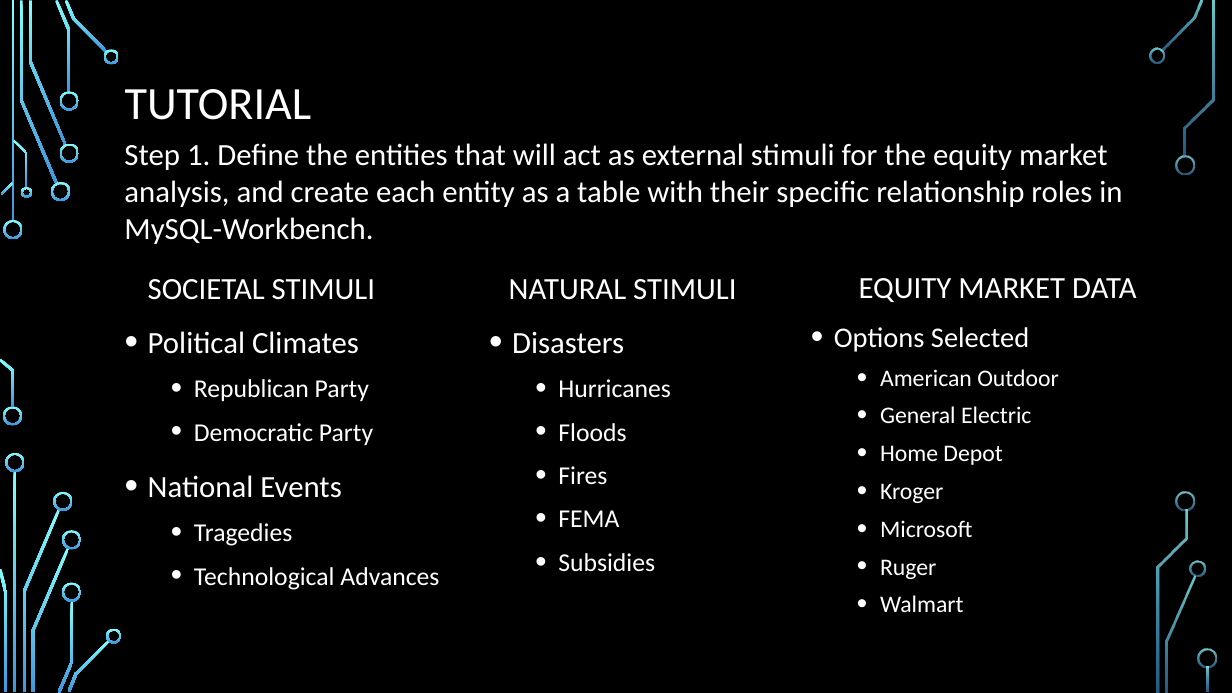
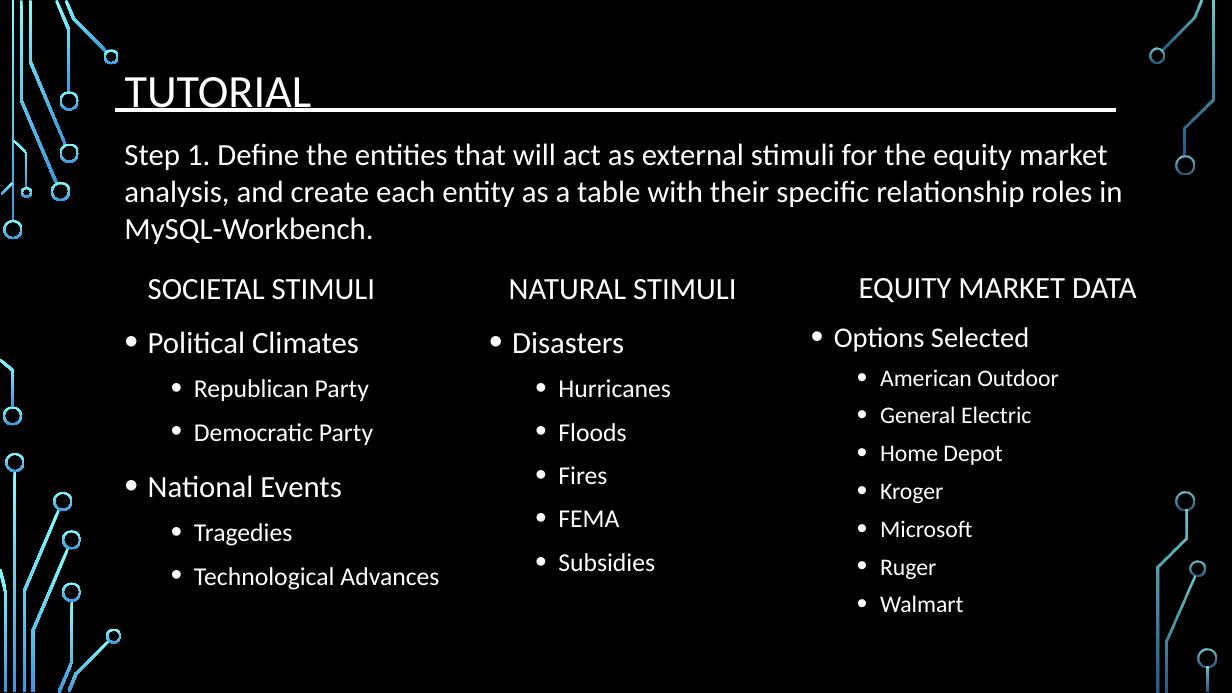
Before and after one commit to djserna/7330-Group-Project, a slide deck: slide 4 of Presentation/MSDS_7330_Group_Project_Presentation.pptx. Drawn at 1232x693 pixels with LibreOffice and Linux fonts; fonts in the diff are those of the drawing; background and template pictures are left out. Boxes give left, top, right and bottom in pixels: in the first picture for what was removed or moved away, otherwise in the second. Text is boxed around its words. In the diff, an @@ line names an element or a change of style, - is before the commit and + after.

Commit message:
Title and Graph Names Update

```diff
--- a/Presentation/MSDS_7330_Group_Project_Presentation.pptx
+++ b/Presentation/MSDS_7330_Group_Project_Presentation.pptx
@@ title "TUTORIAL" rewrapped from box(125, 89, 312, 120) to box(125, 77, 312, 112) @@
@@ line added from (116, 110) to (1116, 110), #FFFFFF 3 pt @@
```
Also in this commit, not shown: 12 other slides changed, 1 slide removed.
